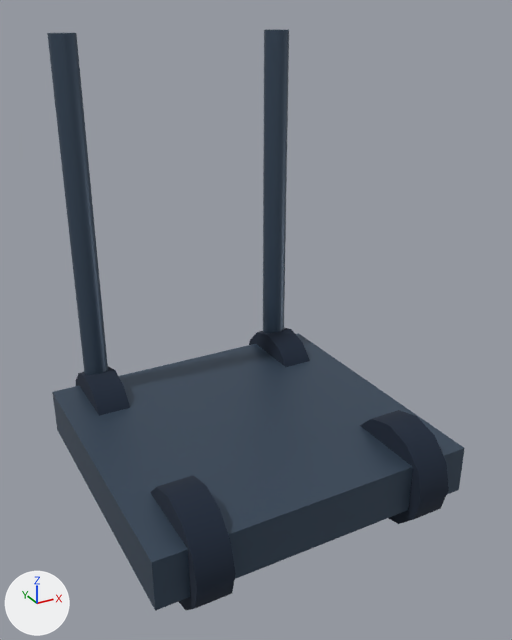
Renders of the glTF model motion/models/sled.glb from each side of a commit.
Camera for both pictures: a camera (50 mm lens) standing at (-0.781, -2.446, 1.254) and looking at (0.016, -0.997, 0.529). Lighting does not change. The marker at lower left points along +X, +Y and +Z. The first picture is the older version. Where no turn or scale is listed for an object, it has been applied to the vertices.

Names of what the first picture shows: 'deck', 'handle', 'handle.001', 'wheel', 'wheel.001', 'wheel.002', 'wheel.003'.
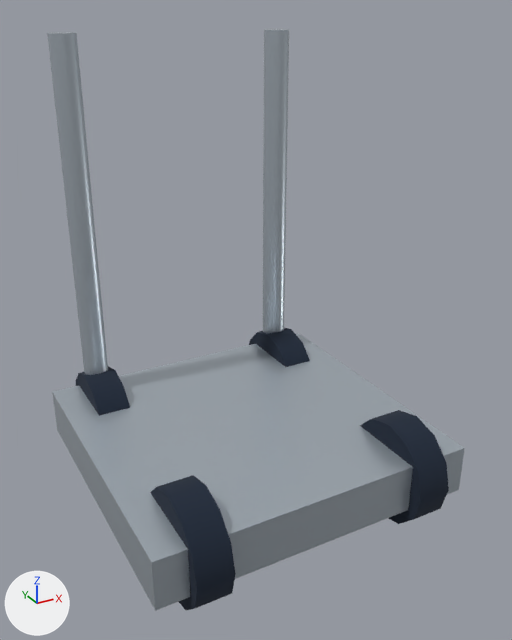
What changed in the scene script:
```text
Change mat_material_0:
    mat_material_0.base_color: (0.0578, 0.0908, 0.138) -> (0.491, 0.552, 0.61)  # dark blue #445568 -> pale blue #bac4cd
```

Where the change shows, as pixel boxes (x1, y1, x2, y2) in the pictures (512 x 640 px):
'deck', recoloured (dark blue to pale blue): (52, 333, 465, 611) in both
'handle', recoloured (dark blue to pale blue): (47, 33, 108, 375) in both
'handle.001', recoloured (dark blue to pale blue): (263, 29, 289, 333) in both
